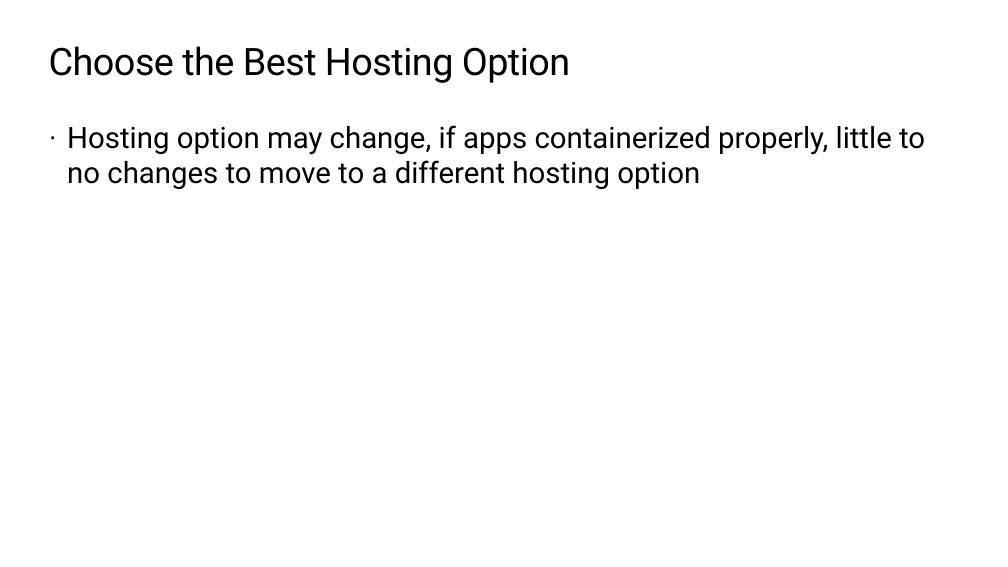
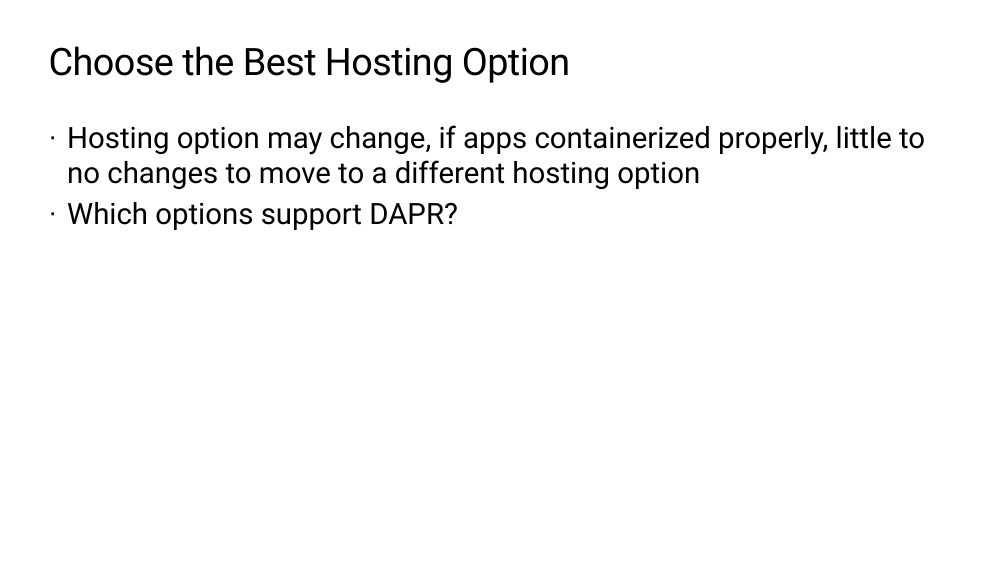
Before and after one commit to mattruma/containers-everywhere-in-azure, a slide deck: slide 15 of docs/ContainersEverywhereInAzure.pptx. Drawn at 1008x567 pixels with LibreOffice and Linux fonts; fonts in the diff are those of the drawing; background and template pictures are left out. Boxes give left, top, right and bottom in pixels: in the first picture for what was removed or moved away, otherwise in the second. Text is boxed around its words. In the diff, an @@ line names an element or a change of style, - is before the commit and + after.

```diff
--- a/docs/ContainersEverywhereInAzure.pptx
+++ b/docs/ContainersEverywhereInAzure.pptx
@@ text at box(67, 202, 458, 230): paragraph added @@
+· Which options support DAPR?
```
Also in this commit, not shown: 4 other slides changed.
